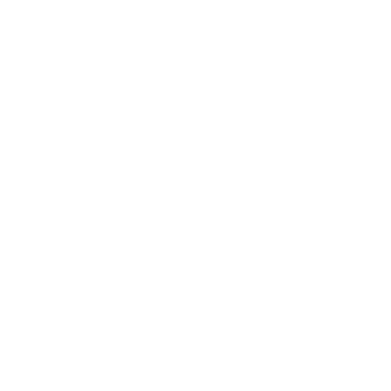
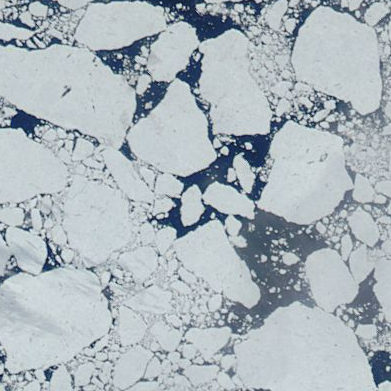
Revision of a layered 391 × 391 image; what changed, layer by layer:
added layer "115_beaufort_sea_100km_20070711.aqua.truecolor.250m" above "landfast ice" over [0,0,391,391]
